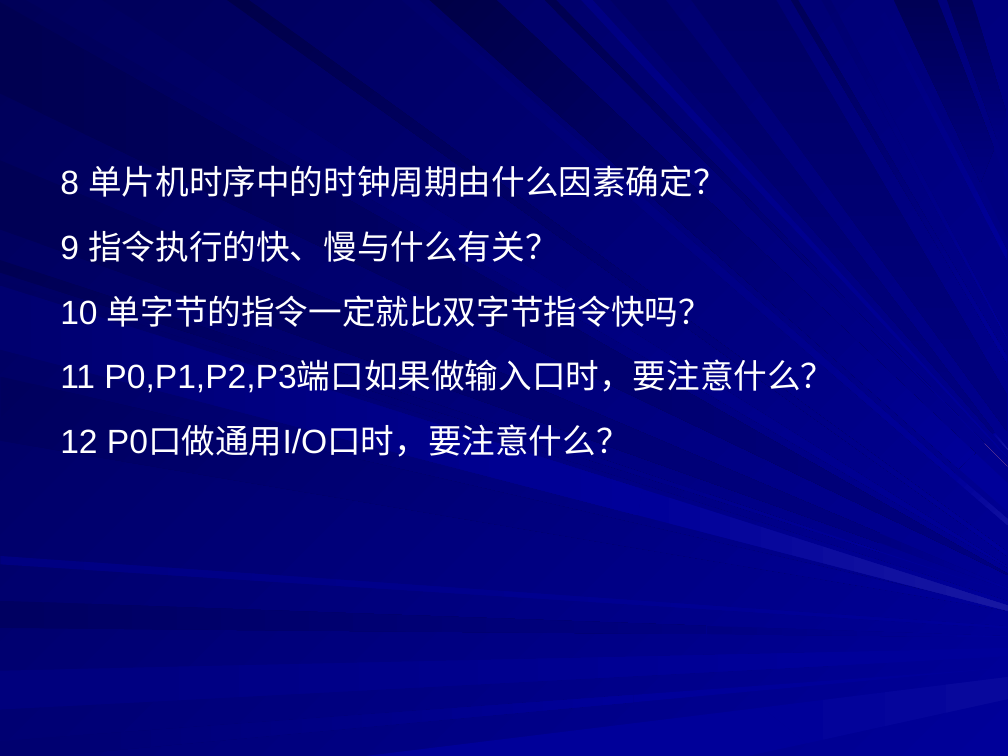
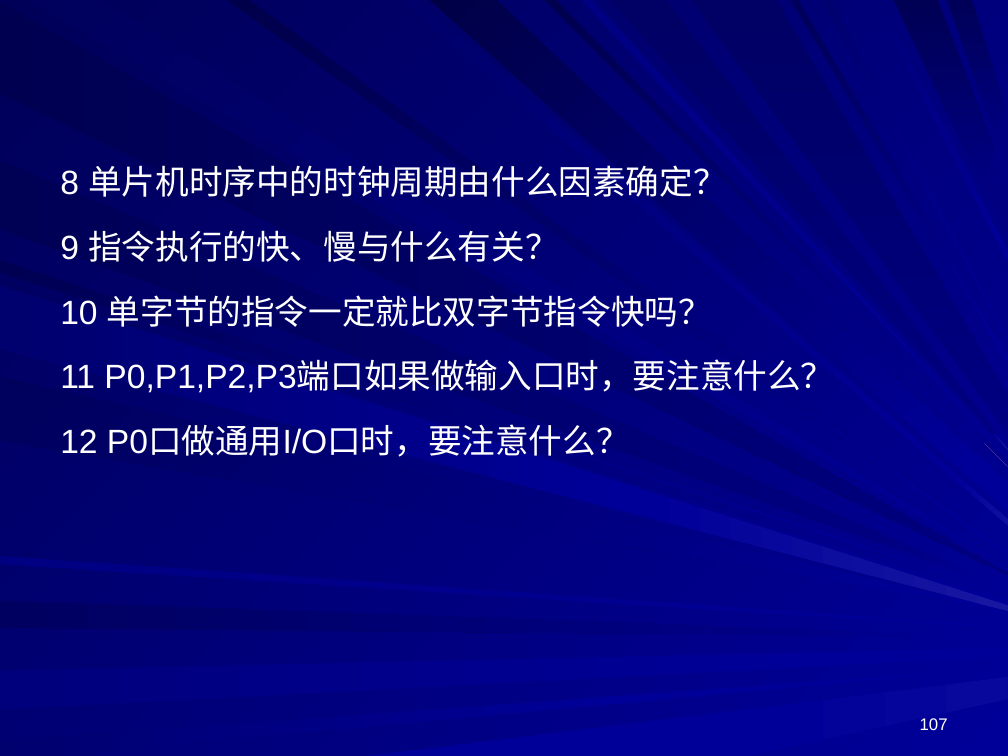
Before and after one commit to rshouc/Microcomputer, a slide deck: slide 107 of PPT/Microcontroller/第2章 51单片机的基本结构.PPT. Drawn at 1008x756 pixels with LibreOffice and Linux fonts; fonts in the diff are those of the drawing. Boxes give left, top, right and bottom in pixels: in the first picture for what was removed or moved away, otherwise in the second. Text is boxed around its words. In the diff, an @@ line names an element or a change of style, - is before the commit and + after.

```diff
--- a/PPT/Microcontroller/第2章 51单片机的基本结构.PPT
+++ b/PPT/Microcontroller/第2章 51单片机的基本结构.PPT
@@ page number added at <box>920,718,948,730</box>, 12 pt, text #FFFFFF @@
+107
```
Also in this commit, not shown: 107 other slides changed, 9 other files.
